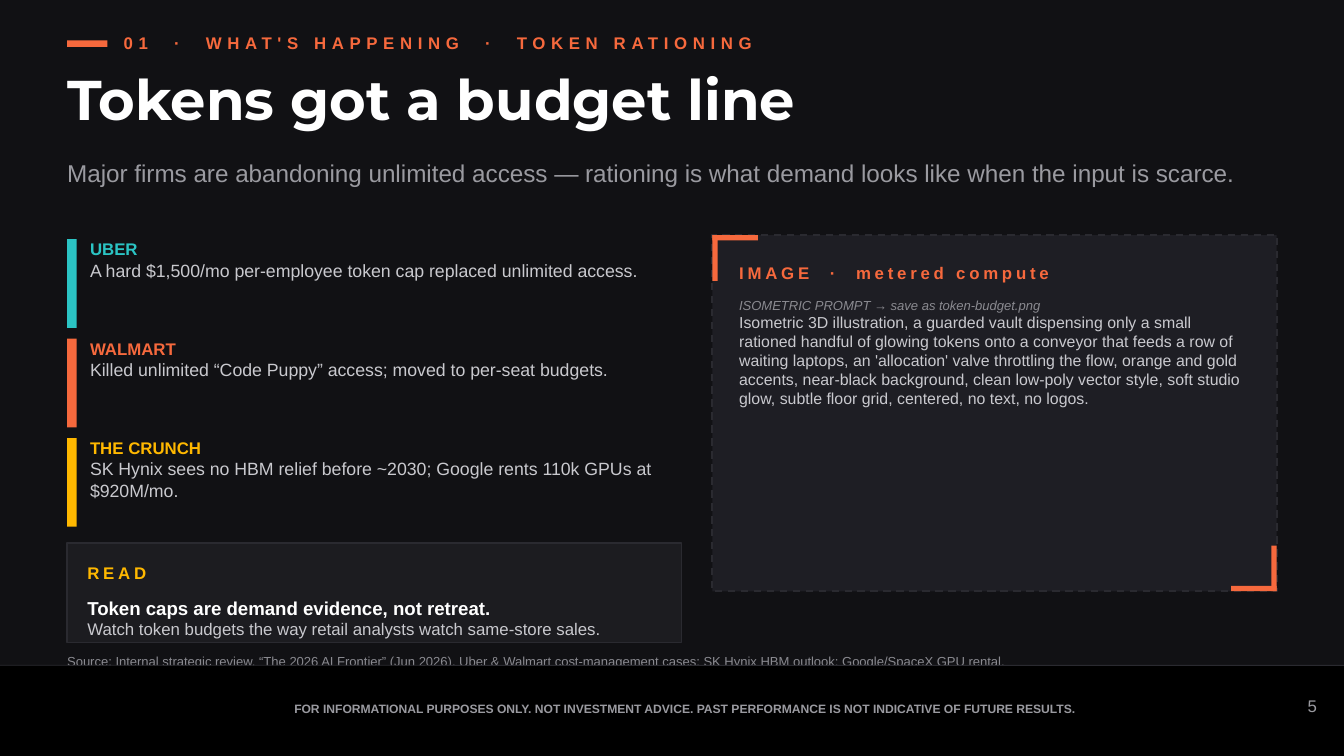
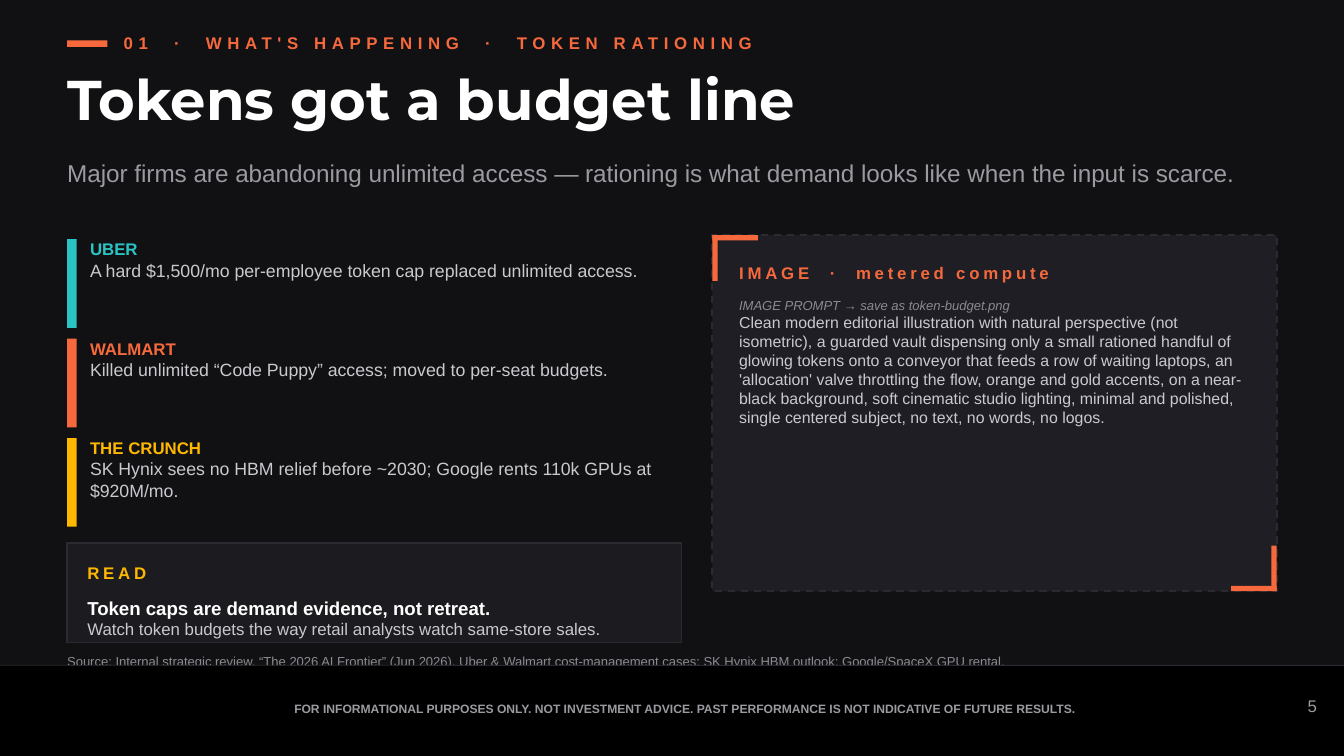
Before and after one commit to samuelcmcclellan-cell/ai-markets-deck, a slide deck: slide 5 of ai-markets-deck.pptx. Drawn at 1344x756 pixels with LibreOffice and Linux fonts; fonts in the diff are those of the drawing. Boxes give left, top, right and bottom in pixels: in the first picture for what was removed or moved away, otherwise in the second. Text is boxed around its words. In the diff, an @@ line names an element or a change of style, - is before the commit and + after.

```diff
--- a/ai-markets-deck.pptx
+++ b/ai-markets-deck.pptx
@@ text at (739, 300, 1241, 427): text changed @@
-ISOMETRIC PROMPT → save as token-budget.png
-Isometric 3D illustration, a guarded vault dispensing only a small rationed handful of glowing tokens onto a conveyor that feeds a row of waiting laptops, an 'allocation' valve throttling the flow, orange and gold accents, near-black background, clean low-poly vector style, soft studio glow, subtle floor grid, centered, no text, no logos.
+IMAGE PROMPT → save as token-budget.png
+Clean modern editorial illustration with natural perspective (not isometric), a guarded vault dispensing only a small rationed handful of glowing tokens onto a conveyor that feeds a row of waiting laptops, an 'allocation' valve throttling the flow, orange and gold accents, on a near-black background, soft cinematic studio lighting, minimal and polished, single centered subject, no text, no words, no logos.
```
Also in this commit, not shown: 4 other slides changed, 3 other files.
